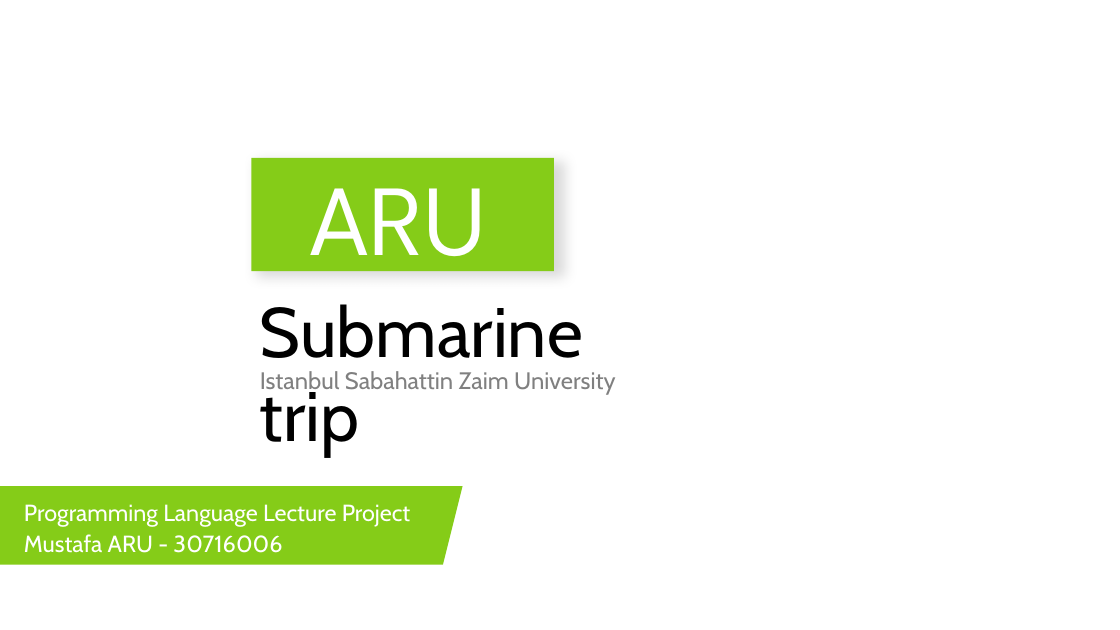
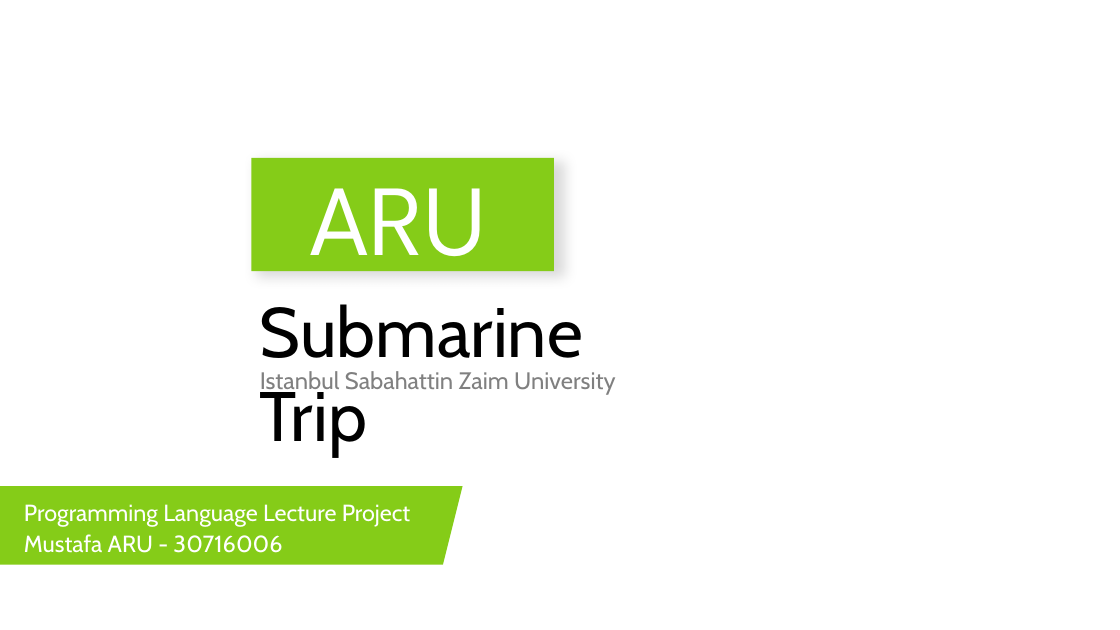
Before and after one commit to mustafaberat/ARU-Submarine, a slide deck: slide 1 of Presentation/ARUSubmarinePresentation.pptx. Drawn at 1120x630 pixels with LibreOffice and Linux fonts; fonts in the diff are those of the drawing. Boxes give left, top, right and bottom in pixels: in the first picture for what was removed or moved away, otherwise in the second. Text is boxed around its words. In the diff, an @@ line names an element or a change of style, - is before the commit and + after.

```diff
--- a/Presentation/ARUSubmarinePresentation.pptx
+++ b/Presentation/ARUSubmarinePresentation.pptx
@@ text at [260,304,583,457]: text changed @@
-Submarine trip
+Submarine Trip
```
Also in this commit, not shown: 1 other slide changed, 18 slides added, 9 slides removed.
